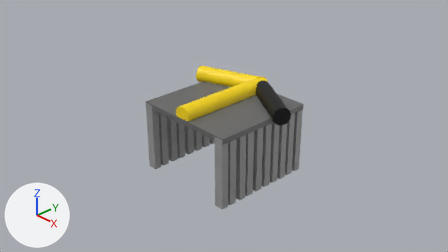
The Blender file resources/blender_files/conveyer.blend as it was, and as the next commit left it.
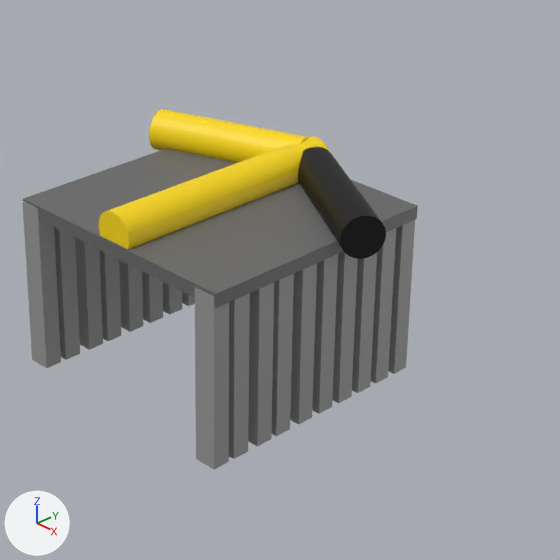
Each version appears first from the file's camera 'Camera', and next in a close-up on the part from 31% to 80% of the width and 9% to 98% of the height. Arrows for +X, +Y and +Z are at lower left; the lights stay in place.
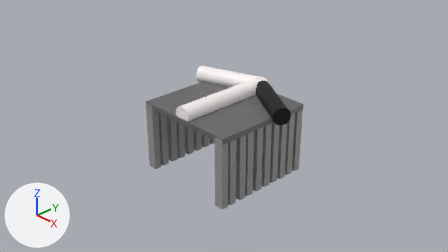
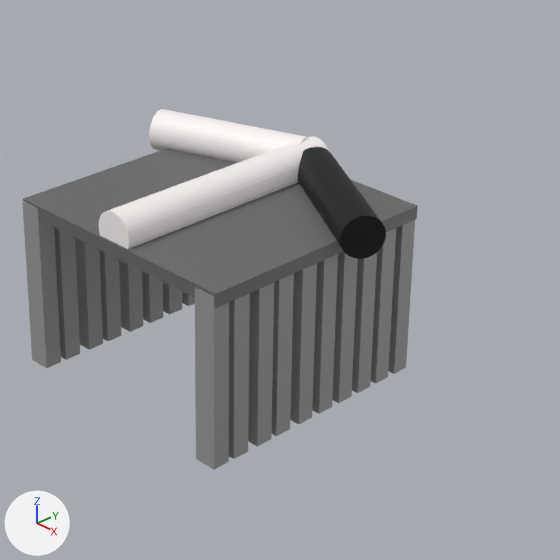
Changed parts and their boxes [x1, y1, x2, y2] in the close-ups (560 x 560 px):
'Cylinder.010', recoloured (yellow to white)
    both: [99, 136, 329, 249]
'Cylinder.015', recoloured (yellow to white)
    both: [149, 109, 309, 163]

The edits, one by one:
Material 'Material.001' (mat_material_001) changes colour from yellow #ffdc00 to white #fff8f8; in linear values from (1.0, 0.716, 0.0) to (1.0, 0.94, 0.94).
